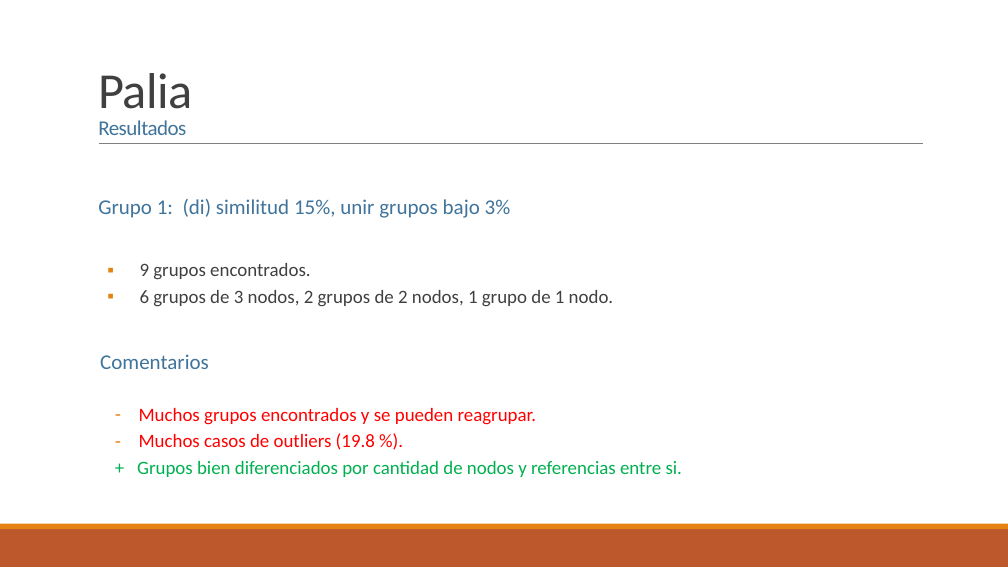
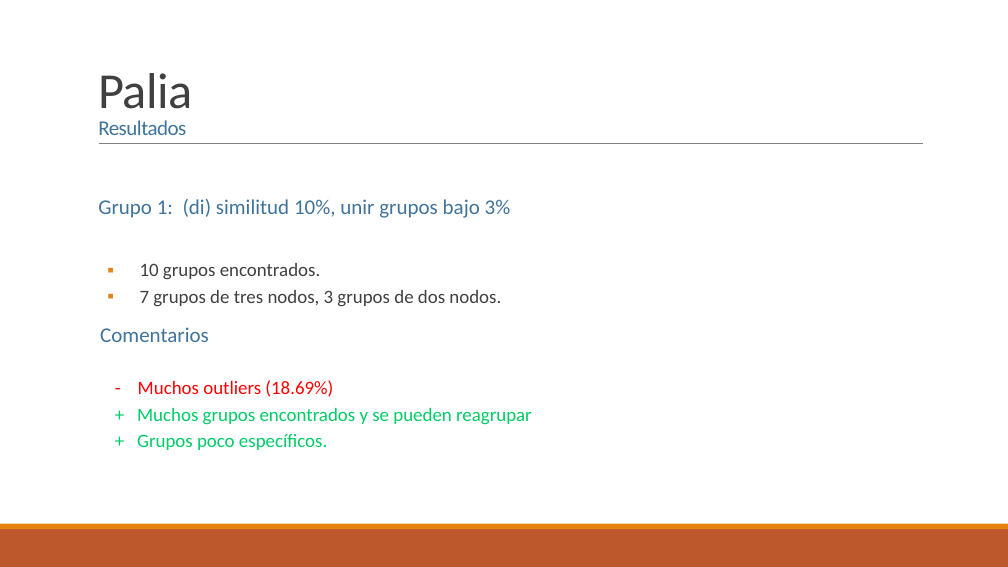
Before and after one commit to cealvarez/Repo-FONDECYT, a slide deck: slide 3 of Tesis/Nicolas/Análisis de Datos.pptx. Drawn at 1008x567 pixels with LibreOffice and Linux fonts; fonts in the diff are those of the drawing. Boxes give left, top, right and bottom in pixels: in the first picture for what was removed or moved away, otherwise in the second. Text is boxed around its words. In the diff, an @@ line names an element or a change of style, - is before the commit and + after.

```diff
--- a/Tesis/Nicolas/Análisis de Datos.pptx
+++ b/Tesis/Nicolas/Análisis de Datos.pptx
@@ text at bbox=[98, 199, 511, 307]: text changed @@
-  Grupo 1: (di) similitud 15%, unir grupos bajo 3%
-  ▪ 9 grupos encontrados.
-  ▪ 6 grupos de 3 nodos, 2 grupos de 2 nodos, 1 grupo de 1 nodo.
+  Grupo 1: (di) similitud 10%, unir grupos bajo 3%
+  ▪ 10 grupos encontrados.
+  ▪ 7 grupos de tres nodos, 3 grupos de dos nodos.
@@ text at bbox=[137, 380, 532, 450]: text changed; text colour #FF0000 to #00CC66 @@
-  – Muchos grupos encontrados y se pueden reagrupar.
-  – Muchos casos de outliers (19.8 %).
-  + Grupos bien diferenciados por cantidad de nodos y referencias entre si.
+  - Muchos outliers (18.69%)
+  + Muchos grupos encontrados y se pueden reagrupar
+  + Grupos poco específicos.
```
Also in this commit, not shown: 8 other slides changed, 11 slides added, 9 slides removed, 9 other files.
